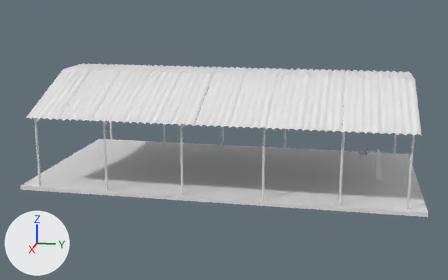
An edit to the FBX model public/Modelos/cancha_integradora.fbx, drawn before and after from the same camera.
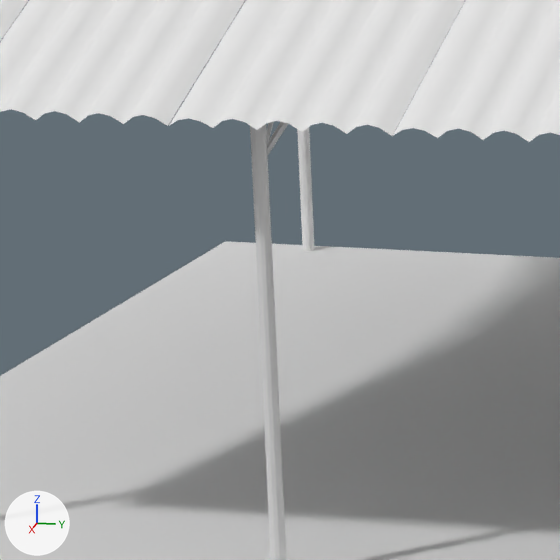
Each version appears first whole from a camera (50 mm lens) standing at (0.3868, 0.0569, 0.1119) and looking at (0.0171, -0.017, 0.0194), and next in a close-up on the part from 15% to 33% of the width and 37% to 67% of the height. Every picture has the same lights, and +X, +Y and +Z are marked at lower left. The last two pictures show the newer version. Where no turn or scale is listed for an object, it has been applied to the vertices.
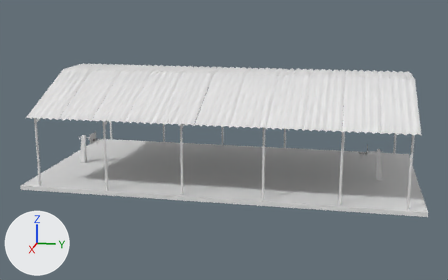
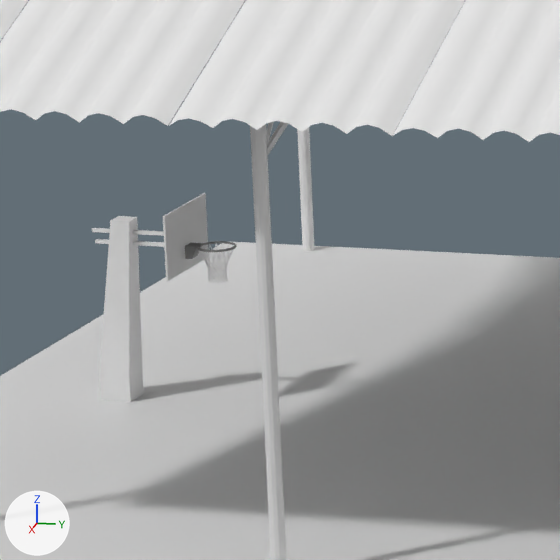
The change, as a list of edits to the scene's bpy script:
```text
Add me_mesh_073:
    me_mesh_073.from_pydata(...)  # 1838 vertices, 3524 faces; spans x -0.005..0.005, y -0.0073..0.0073, z -0.0102..0.0102
    # faces by material slot: [28, 3200, 296]
    me_mesh_073.materials.append(mat_openpbr_shader1)  # white #e7e7e7
    me_mesh_073.materials.append(mat_texture)  # white #e7e7e7
    me_mesh_073.materials.append(mat_material)  # grey #7e7e7e
Add ob_canasta2:
    ob_canasta2 = bpy.data.objects.new('Canasta2', me_mesh_073)
    ob_canasta2.location = (0.02, -0.1051, 0.0102)
```

What differs and where, as boxes (x1, y1, x2, y2) in the close-ups (560 x 560 px):
'Canasta2', added
    after: (92, 193, 237, 402)
    faces in mat_openpbr_shader1 (white #e7e7e7): (92, 193, 209, 402)
    faces in mat_texture (white #e7e7e7): (200, 243, 233, 283)
    faces in mat_material (grey #7e7e7e): (185, 241, 237, 259)
